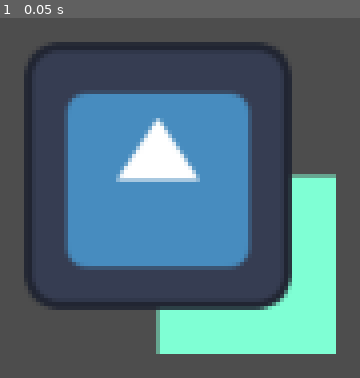
Above: before the commit, frame 1.
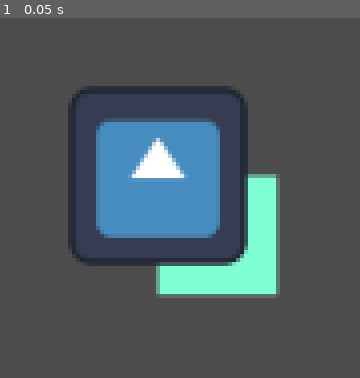
Above: after the commit, the same moment.

Repository: mccajd/Quintessential
Game: Godot game, scene res://sophmore_player.tscn
Same seed, same stepped clock (60 frames per second), same inputs: the game is played once before the commit and once after it. This scene is started directly instead of the project's main scene. The engine's default icon, where the game draws it, is replaced by a stand-in: a white triangle on a blue panel in a dark square.
Inputs:
- Up to frame 1 (0.05 s): no input

The runs differ from the first frame. In frame 1, 41% of the frame differs, in the area x 6-94%, y 6-94%.
Error before the commit: Invalid access to property or key 'tile_set' on a base object of type 'null instance'. (res://sophmore_player.tscn::GDScript_1c1ks:15)
Error after the commit: Invalid access to property or key 'tile_set' on a base object of type 'null instance'. (res://sophmore_player.tscn::GDScript_1c1ks:13)

Commit message:
chore: rm prints and deprecated assignments

Diff:
--- a/point_click_proto.tscn
+++ b/point_click_proto.tscn
@@ -11,7 +11,6 @@
 # Called when the node enters the scene tree for the first time.
 func _ready():
 	var new_player = player.instantiate()
-	new_player.tile_size = $TileMap.tile_set.tile_size
 	add_child(new_player)
 
 # Called every frame. 'delta' is the elapsed time since the previous frame.
--- a/sophmore_player.tscn
+++ b/sophmore_player.tscn
@@ -13,22 +13,17 @@
 var tile_size   : Vector2i
 var start_tile  : Vector2i
 var target_tile : Vector2i
-var grid_size   : Vector2i
-
 
 func _ready():
 	tile_map = get_parent().find_child(\"TileMap\")
 	tile_size = tile_map.tile_set.tile_size
-
+	position = tile_map.local_to_map(Vector2i(1,1))
 	start_tile = to_local(Vector2i.ZERO)
 
-	grid_size = Vector2i(get_viewport_rect().size) / tile_size
-	print(\"rect: \", tile_map.get_used_rect())
 	astar_grid = AStarGrid2D.new()
 	astar_grid.region = tile_map.get_used_rect()
-	print(astar_grid.region)
 	astar_grid.cell_size = tile_size
-	astar_grid.offset = tile_size/2
+	astar_grid.offset = Vector2i.ZERO
 	astar_grid.diagonal_mode = AStarGrid2D.DIAGONAL_MODE_ALWAYS
 	astar_grid.update()
 
@@ -53,6 +48,7 @@
 	update_path()
 
 func update_path():
+	print(astar_grid.get_point_path(start_tile,target_tile))
 	$Line2D.points = astar_grid.get_point_path(start_tile,target_tile)
 "
 
@@ -60,7 +56,7 @@
 size = Vector2(127, 127)
 
 [node name="SophmorePlayer" type="CharacterBody2D"]
-scale = Vector2(0.75, 0.75)
+scale = Vector2(0.5, 0.5)
 script = SubResource("GDScript_1c1ks")
 
 [node name="Sprite2D" type="Sprite2D" parent="."]
